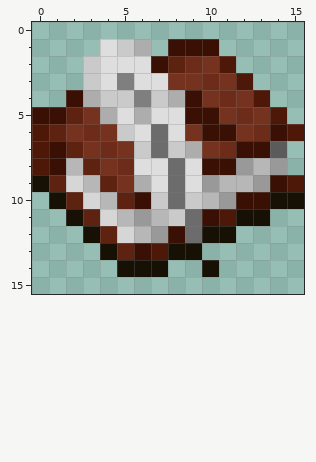
One commit to this pixel-art sprite: textures/items/book_writable.png. Above is the file before it was changed.
The file is 16x16 pixels.
After the commit:
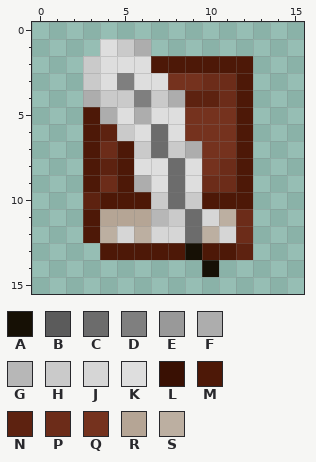
Palette (. is transparent): A #161005  B #5b5b5b  C #6c6c6c  D #7f7f7f  E #999999  F #adadad  G #b7b7b7  H #cacaca  J #d6d6d6  K #dedede  L #391003  M #4d1807  N #5d2210  P #6c2c19  Q #75321e  R #b5a595  S #bcafa1
What changed:
Changed rows in their new state; - is an unchanged pixel.
first column x 0:
 1 --------...-----
 2 -------MMMM-M---
 3 -----------P----
 4 --.------NN-M.--
 5 ...M-----QQ-M..-
 6 ...MN-----QQM...
 7 ...M-M-----QM..-
 8 ...MNM----QPM..-
 9 ...MPM----PPM...
10 -..NMMM---MMM...
11 --.MRRR---JSP.--
12 ---MS-SJJ-SJP---
13 ----MMM-M-MMN---
14 -----...--------
